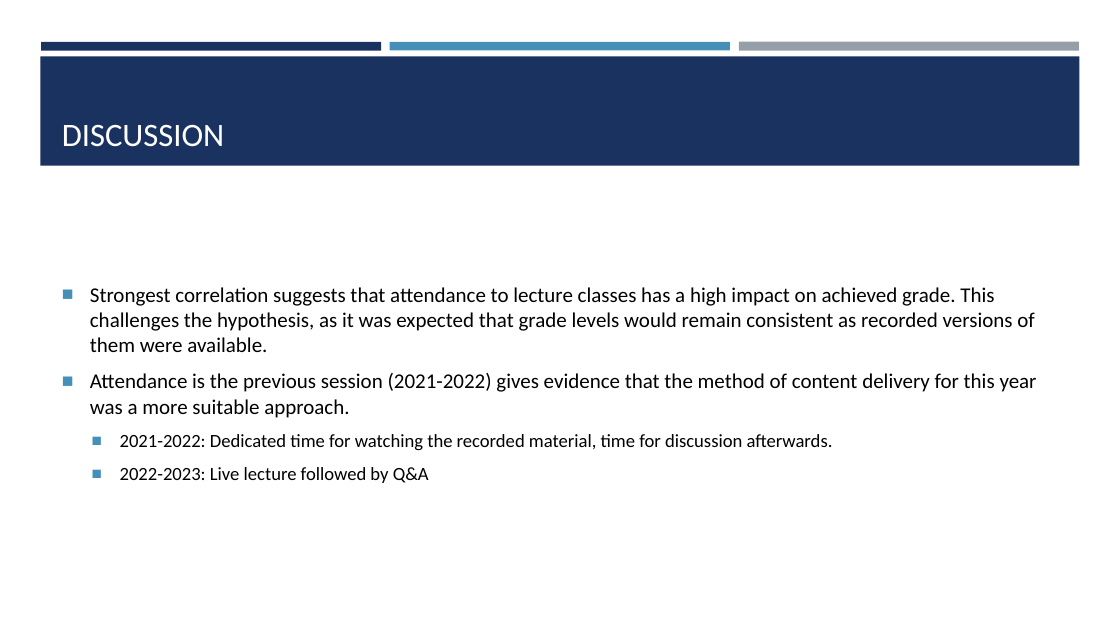
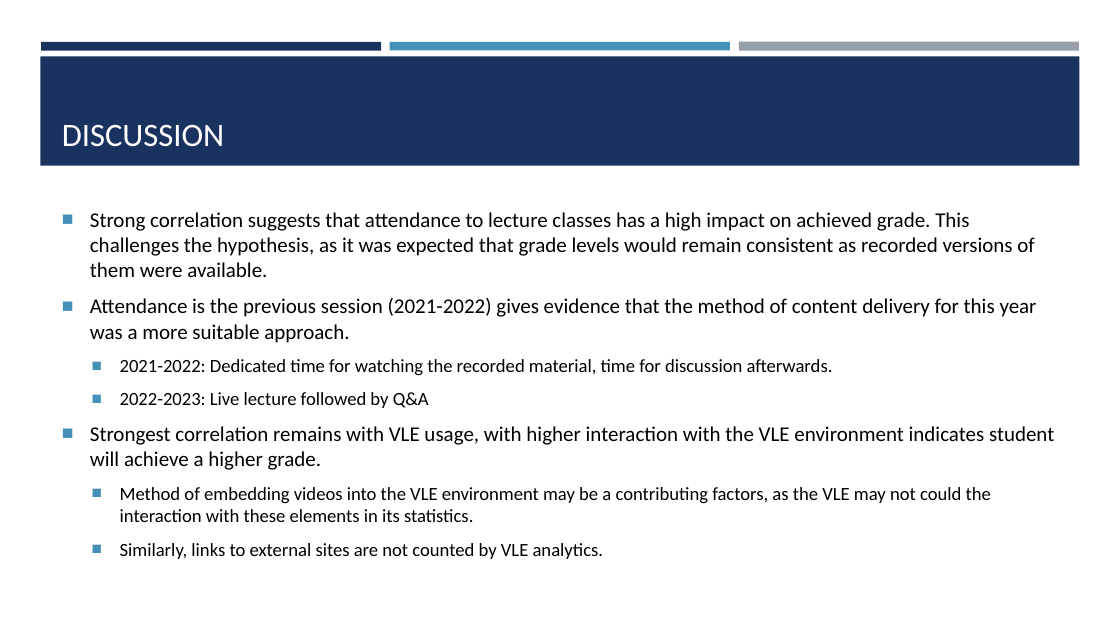
Before and after one commit to ChrisAcornleyPhD/CAP512Data, a slide deck: slide 39 of scripts/CAP512.pptx (slide 35 before the commit). Drawn at 1120x630 pixels with LibreOffice and Linux fonts; fonts in the diff are those of the drawing. Boxes give left, top, right and bottom in pixels: in the first picture for what was removed or moved away, otherwise in the second. Text is boxed around its words. In the diff, an @@ line names an element or a change of style, - is before the commit and + after.

```diff
--- a/scripts/CAP512.pptx
+++ b/scripts/CAP512.pptx
@@ text at [90, 212, 1034, 277]: text changed @@
-■ Strongest correlation suggests that attendance to lecture classes has a high impact on achieved grade. This challenges the hypothesis, as it was expected that grade levels would remain consistent as recorded versions of them were available.
+■ Strong correlation suggests that attendance to lecture classes has a high impact on achieved grade. This challenges the hypothesis, as it was expected that grade levels would remain consistent as recorded versions of them were available.
@@ text at [90, 426, 1054, 559]: paragraphs added @@
+■ Strongest correlation remains with VLE usage, with higher interaction with the VLE environment indicates student will achieve a higher grade.
+  ■ Method of embedding videos into the VLE environment may be a contributing factors, as the VLE may not could the interaction with these elements in its statistics.
+  ■ Similarly, links to external sites are not counted by VLE analytics.
```
Also in this commit, not shown: 12 other slides changed, 6 slides added, 2 slides removed, 22 other files.
